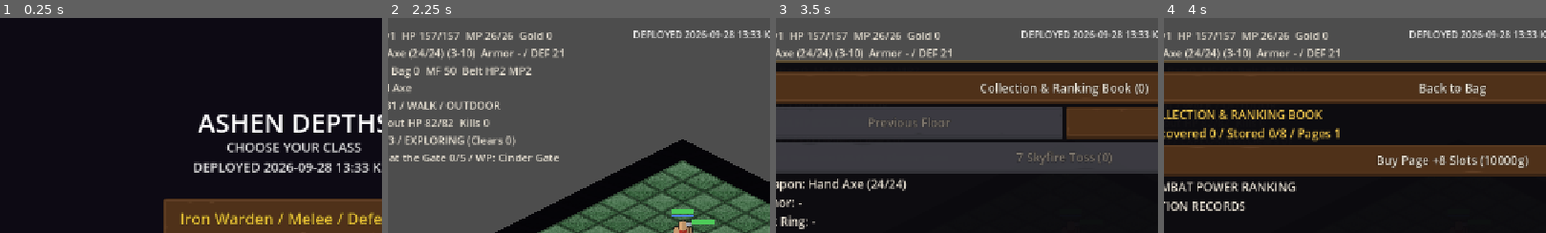
Above: before the commit, frames 1-4 (left to right).
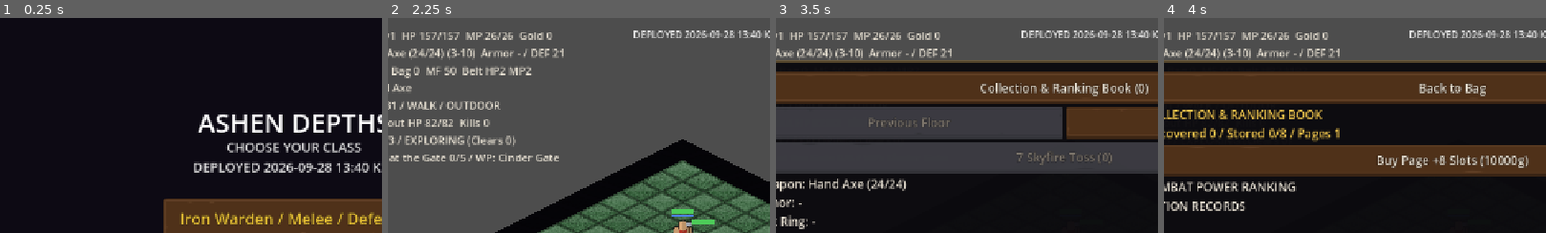
Above: after the commit, the same moments.

Repository: jflakeee/diablo
Game: Godot game, scene res://main.tscn
The game is run twice, just before and just after one commit, with the same random seed, the same clock (stepped at 60 frames per second) and the same inputs.
Inputs:
- Up to frame 1 (0.25 s): no input
- Up to frame 2 (2.25 s): click "Normal" at 0.5 s; click "Normal" at 1.25 s; click "Iron Warden / Melee / Defense" at 2 s
- Up to frame 3 (3.5 s): click "Bag" at 2.75 s
- Up to frame 4 (4 s): click "Collection & Ranking Book (0)" at 3.5 s
The pictures show only the part of the screen within x 12-62%, y 0-50%; the shares and areas given below are measured in that part.

The runs differ from the first frame. In frame 1, 0.1% of the frame differs, in the area x 92-97%, y 67-72%; in frame 2, less than 0.1%; in frame 3, less than 0.1%; in frame 4, less than 0.1%.

Commit message:
Improve combat text and loot readability

Diff:
--- a/prototype/game_dungeon/combat_fx.gd
+++ b/prototype/game_dungeon/combat_fx.gd
@@ -3,7 +3,11 @@
 ## Gameplay owns damage and timing; this node only visualizes confirmed events.
 
 const MAX_ACTIVE := 72
+const MAX_FLOATING_TEXT := 20
+const DAMAGE_BATCH_MS := 140
 var _active: Array[Node] = []
+var _damage_batches := {}
+var _recent_text_positions: Array[Dictionary] = []
 
 func _track(node: Node) -> bool:
 	for index in range(_active.size() - 1, -1, -1):
@@ -260,9 +264,41 @@
 		tween.finished.connect(fragment.queue_free)
 
 func floating_text(pos: Vector2, text: String, color: Color, font_size: int, kind: String = "normal") -> void:
+	var now := Time.get_ticks_msec()
+	for index in range(_recent_text_positions.size() - 1, -1, -1):
+		if now - int(_recent_text_positions[index]["time"]) >= 520:
+			_recent_text_positions.remove_at(index)
+	var split := text.split(" ", false, 1)
+	var numeric := not split.is_empty() and split[0].trim_suffix("!").is_valid_int()
+	var suffix := "" if split.size() < 2 else " " + split[1]
+	if numeric and kind == "normal":
+		var coarse := Vector2i(roundi(pos.x / 28.0), roundi(pos.y / 28.0))
+		var batch_key := "%d:%d:%s:%s" % [coarse.x, coarse.y, color.to_html(false), suffix]
+		var existing: Dictionary = _damage_batches.get(batch_key, {})
+		var existing_label = existing.get("label")
+		if is_instance_valid(existing_label) and now - int(existing.get("time", 0)) <= DAMAGE_BATCH_MS:
+			var total := int(existing.get("total", 0)) + int(split[0].trim_suffix("!"))
+			existing_label.text = "%d%s" % [total, suffix]
+			existing["total"] = total
+			existing["time"] = now
+			_damage_batches[batch_key] = existing
+			return
+	var text_count := 0
+	for entry in _active:
+		if is_instance_valid(entry) and entry is Label:
+			text_count += 1
+	if text_count >= MAX_FLOATING_TEXT and kind == "normal":
+		return
+	var nearby := 0
+	for entry in _recent_text_positions:
+		if (entry["pos"] as Vector2).distance_to(pos) < 44.0:
+			nearby += 1
+	var lane := nearby % 4
+	var lane_offsets: Array[Vector2] = [Vector2.ZERO, Vector2(-24, -12), Vector2(24, -20), Vector2(0, -30)]
+	var lane_offset: Vector2 = lane_offsets[lane]
 	var label := Label.new()
 	label.text = text
-	label.position = pos + Vector2(-90, -46)
+	label.position = pos + Vector2(-90, -46) + lane_offset
 	label.size = Vector2(180, 30)
 	label.horizontal_alignment = HORIZONTAL_ALIGNMENT_CENTER
 	label.z_index = 100
@@ -275,6 +311,11 @@
 	if not _track(label):
 		label.free()
 		return
+	_recent_text_positions.append({"pos": pos, "time": now})
+	if numeric and kind == "normal":
+		var coarse := Vector2i(roundi(pos.x / 28.0), roundi(pos.y / 28.0))
+		var batch_key := "%d:%d:%s:%s" % [coarse.x, coarse.y, color.to_html(false), suffix]
+		_damage_batches[batch_key] = {"label": label, "total": int(split[0].trim_suffix("!")), "time": now}
 	var duration := 1.0 if kind in ["critical", "status"] else 0.75
 	var tween := label.create_tween().set_parallel(true)
 	tween.tween_property(label, "position", label.position + Vector2(0, -34 if kind == "critical" else -26), duration).set_trans(Tween.TRANS_QUAD).set_ease(Tween.EASE_OUT)
@@ -313,6 +354,20 @@
 			beam_tween.finished.connect(beam.queue_free)
 		else:
 			beam.free()
+	if quality in ["set", "unique"]:
+		var aura := Line2D.new()
+		aura.name = "PersistentLootAura"
+		aura.width = 2.0
+		aura.default_color = Color(color.r, color.g, color.b, 0.7)
+		aura.closed = true
+		aura.z_index = -1
+		for index in 12:
+			var angle := TAU * float(index) / 12.0
+			aura.add_point(Vector2(cos(angle) * 18.0, sin(angle) * 8.0))
+		node.add_child(aura)
+		var aura_tween := aura.create_tween().set_loops()
+		aura_tween.tween_property(aura, "modulate:a", 0.25, 0.7)
+		aura_tween.tween_property(aura, "modulate:a", 0.9, 0.7)
 
 func pickup(texture: Texture2D, from_pos: Vector2, to_pos: Vector2, color: Color, initial_scale: Vector2) -> void:
 	if texture == null:
@@ -333,4 +388,4 @@
 	tween.finished.connect(sprite.queue_free)
 
 static func selftest() -> bool:
-	return MAX_ACTIVE >= 48 and MAX_ACTIVE <= 96
+	return MAX_ACTIVE >= 48 and MAX_ACTIVE <= 96 and MAX_FLOATING_TEXT <= 24 and DAMAGE_BATCH_MS >= 100
--- a/prototype/game_dungeon/main.gd
+++ b/prototype/game_dungeon/main.gd
@@ -36,7 +36,7 @@
 const FogOverlay := preload("res://fog_overlay.gd")
 const TemplateTheme := preload("res://ui/template_theme.gd")
 const CombatFX := preload("res://combat_fx.gd")
-const DEPLOYED_AT_KST := "2026-09-28 13:33 KST"
+const DEPLOYED_AT_KST := "2026-09-28 13:40 KST"
 
 var _grid: Array = []
 var _astar: AStarGrid2D
